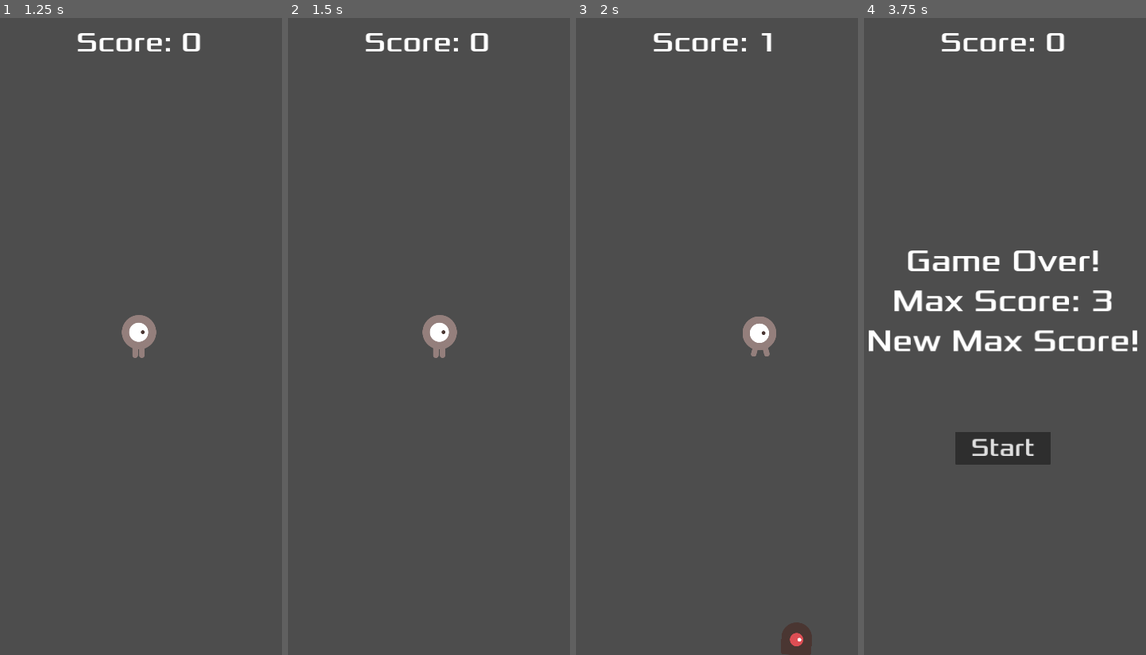
Above: before the commit, frames 1-4 (left to right).
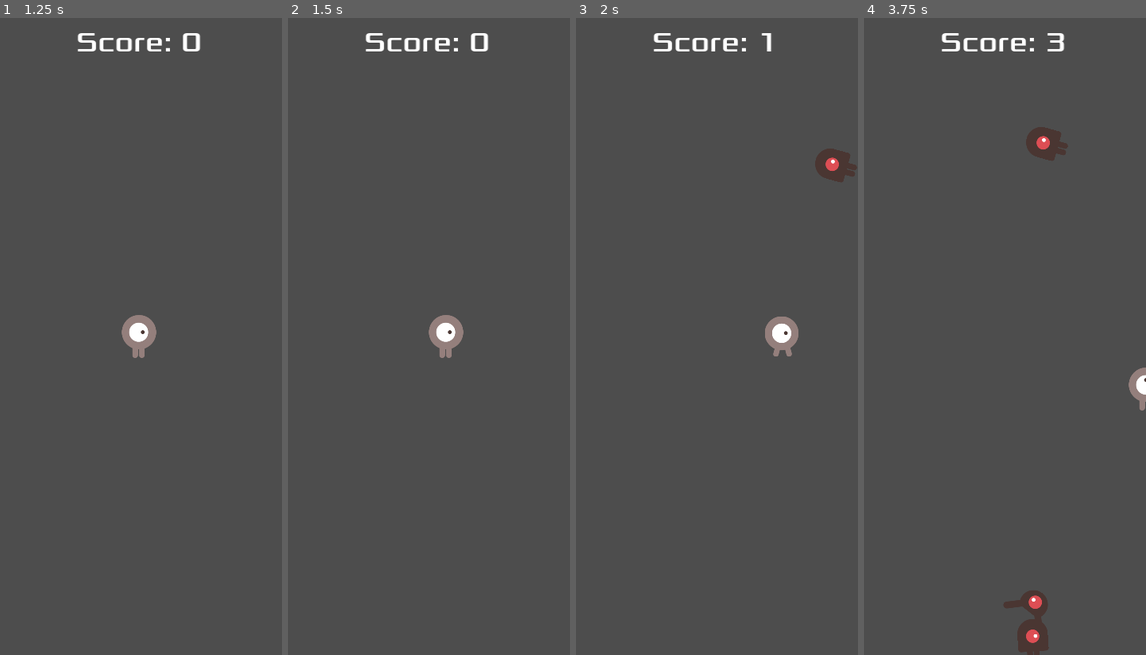
Above: after the commit, the same moments.

Repository: lichen63/godot-games
Game: Godot game, scene res://game/game.tscn
Same seed, same stepped clock (60 frames per second), same inputs: the game is played once before the commit and once after it.
Inputs:
- Up to frame 1 (1.25 s): click "Start" at 0.5 s
- Up to frame 2 (1.5 s): tap Enter at 1.25 s; hold D (player_action_right) from 1.28 s (still down)
- Up to frame 3 (2 s): keep holding D (player_action_right)
- Up to frame 4 (3.75 s): release D (player_action_right) at 2.03 s; hold S (player_action_down) 2.03-2.78 s; hold D (player_action_right) 2.78-3.53 s; hold W (player_action_up) from 3.53 s (still down)

Frame 1 is identical in both runs. In frame 2, 0.5% of the frame differs, in the area x 47-63%, y 46-54%; in frame 3, 1.9%; in frame 4, 6.9%, in the area x 1-100%, y 2-100%.
Error in both runs: Trying to assign value of type 'Nil' to a variable of type 'Dictionary'. (res://global/local_data.gd:8)

Commit message:
refactor enemy node

Diff:
--- a/dodge_the_creeps/enemy/enemy.gd
+++ b/dodge_the_creeps/enemy/enemy.gd
@@ -1,61 +1,12 @@
-extends Node2D
+extends RigidBody2D
 
-enum EdgeDir {
-    TOP,
-    BOTTOM,
-    LEFT,
-    RIGHT
-}
-
-const SPEED: int = 6
 const ANIMATION_PREFIX: String = "action_"
 
-@onready var screen_size_: Vector2 = get_viewport().get_visible_rect().size
-@onready var animated_sprite_: AnimatedSprite2D = $Area2D/AnimatedSprite2D
-@onready var path_: Path2D = $Path2D
-@onready var path_follow_: PathFollow2D = $Path2D/PathFollow2D
-@onready var visible_on_screen_notifier_: VisibleOnScreenNotifier2D = $VisibleOnScreenNotifier2D
+@onready var animated_sprite_: AnimatedSprite2D = $AnimatedSprite2D
 
 func _ready():
-    var start_edge: EdgeDir = EdgeDir.values()[randi() % EdgeDir.size()]
-    var start_pos: Vector2 = get_random_pos_on_edge(start_edge)
-    var end_pos: Vector2 = get_random_pos_on_edge(get_opposite_edge(start_edge))
-    self.position = start_pos
-    var curve_node: Curve2D = path_.curve
-    curve_node.clear_points()
-    curve_node.add_point(Vector2.ZERO)
-    curve_node.add_point(end_pos - start_pos)
     animated_sprite_.animation = ANIMATION_PREFIX + str(randi() % 3 + 1)
     animated_sprite_.play()
-    var direction: Vector2 = (end_pos - start_pos).normalized()
-    animated_sprite_.rotation = direction.angle()
 
-func _physics_process(delta: float) -> void:
-    path_follow_.progress += SPEED * delta
-    self.position = path_follow_.global_position
-    if not visible_on_screen_notifier_.is_on_screen():
-        queue_free()
-
-func get_random_pos_on_edge(edge_dir: EdgeDir) -> Vector2:
-    match edge_dir:
-        EdgeDir.TOP:
-            return Vector2(randf() * screen_size_.x, 0)
-        EdgeDir.BOTTOM:
-            return Vector2(randf() * screen_size_.x, screen_size_.y)
-        EdgeDir.LEFT:
-            return Vector2(0, randf() * screen_size_.y)
-        EdgeDir.RIGHT:
-            return Vector2(screen_size_.x, randf() * screen_size_.y)
-    return Vector2.ZERO
-
-func get_opposite_edge(edge_dir: EdgeDir) -> EdgeDir:
-    match edge_dir:
-        EdgeDir.TOP:
-            return EdgeDir.BOTTOM
-        EdgeDir.BOTTOM:
-            return EdgeDir.TOP
-        EdgeDir.LEFT:
-            return EdgeDir.RIGHT
-        EdgeDir.RIGHT:
-            return EdgeDir.LEFT
-    return edge_dir
+func _on_visible_on_screen_notifier_2d_screen_exited() -> void:
+    queue_free()
--- a/dodge_the_creeps/enemy/enemy.tscn
+++ b/dodge_the_creeps/enemy/enemy.tscn
@@ -48,29 +48,21 @@
 radius = 55.0
 height = 116.0
 
-[sub_resource type="Curve2D" id="Curve2D_htjsx"]
-resource_local_to_scene = true
-
-[node name="Enemy" type="Node2D" groups=["enemies"]]
+[node name="Enemy" type="RigidBody2D" groups=["enemies"]]
+collision_layer = 2
+gravity_scale = 0.0
 script = ExtResource("1_bbb3q")
 
-[node name="Area2D" type="Area2D" parent="."]
-collision_layer = 2
-
-[node name="AnimatedSprite2D" type="AnimatedSprite2D" parent="Area2D"]
+[node name="AnimatedSprite2D" type="AnimatedSprite2D" parent="."]
 sprite_frames = SubResource("SpriteFrames_5oo5i")
 animation = &"action_3"
 
-[node name="CollisionShape2D" type="CollisionShape2D" parent="Area2D"]
+[node name="CollisionShape2D" type="CollisionShape2D" parent="."]
 position = Vector2(0.5, 0)
 shape = SubResource("CapsuleShape2D_6q7wr")
 
-[node name="VisibleOnScreenNotifier2D" type="VisibleOnScreenNotifier2D" parent="."]
+[node name="VisibleOnScreenNotifier2D" type="VisibleOnScreenNotifier2D" parent="." groups=["enemies"]]
 position = Vector2(-2.38419e-07, 0.499998)
 scale = Vector2(7.3, 6.05)
 
-[node name="Path2D" type="Path2D" parent="."]
-curve = SubResource("Curve2D_htjsx")
-
-[node name="PathFollow2D" type="PathFollow2D" parent="Path2D"]
-loop = false
+[connection signal="screen_exited" from="VisibleOnScreenNotifier2D" to="." method="_on_visible_on_screen_notifier_2d_screen_exited"]
--- a/dodge_the_creeps/game/game.gd
+++ b/dodge_the_creeps/game/game.gd
@@ -14,6 +14,7 @@
 @onready var score_timer_: Timer = $ScoreTimer
 @onready var canvas_layer_: CanvasLayer = $CanvasLayer
 @onready var audio_stream_player_: AudioStreamPlayer2D = $AudioStreamPlayer2D
+@onready var enemy_spawn_location_: PathFollow2D = $EnemyPath/EnemySpawnLocation
 
 func _ready():
     player_.connect("player_died", Callable(self, "_on_player_died"))
@@ -23,7 +24,20 @@
     max_score_ = max_score_from_local_data if max_score_from_local_data != null else 0
 
 func _on_spawn_enemy_timer_timeout() -> void:
-    add_child(ENEMY_SCENE.instantiate())
+    var enemy_node: RigidBody2D = ENEMY_SCENE.instantiate()
+    # Choose a random location on Path2D.
+    enemy_spawn_location_.progress_ratio = randf()
+    # Set the direction perpendicular to the path direction.
+    var enemy_direction = enemy_spawn_location_.rotation + PI / 2
+    # Set the position to a random location.
+    enemy_node.position = enemy_spawn_location_.position
+    # Add some randomness to the direction.
+    enemy_direction += randf_range(-PI / 4, PI / 4)
+    enemy_node.rotation = enemy_direction
+    # Choose the velocity for the enemy.
+    var velocity = Vector2(randf_range(150.0, 250.0), 0.0)
+    enemy_node.linear_velocity = velocity.rotated(enemy_direction)
+    add_child(enemy_node)
 
 func _on_score_timer_timeout() -> void:
     score_ += 1
--- a/dodge_the_creeps/game/game.tscn
+++ b/dodge_the_creeps/game/game.tscn
@@ -1,8 +1,14 @@
-[gd_scene load_steps=4 format=3 uid="uid://ctffeeg6x5pdy"]
+[gd_scene load_steps=5 format=3 uid="uid://ctffeeg6x5pdy"]
 
 [ext_resource type="PackedScene" uid="uid://cu80wsphkugn8" path="res://player/player.tscn" id="1_d4kni"]
 [ext_resource type="Script" path="res://game/game.gd" id="1_xhws6"]
 [ext_resource type="PackedScene" uid="uid://c01xmvgbgrhbw" path="res://ui/canvas_layer.tscn" id="3_gterc"]
+
+[sub_resource type="Curve2D" id="Curve2D_760no"]
+_data = {
+"points": PackedVector2Array(0, 0, 0, 0, 0, 0, 0, 0, 0, 0, 900, 0, 0, 0, 0, 0, 900, 2000, 0, 0, 0, 0, 0, 2000, 0, 0, 0, 0, 0, 0)
+}
+point_count = 5
 
 [node name="Game" type="Node"]
 script = ExtResource("1_xhws6")
@@ -21,5 +27,10 @@
 [node name="AudioStreamPlayer2D" type="AudioStreamPlayer2D" parent="."]
 metadata/_edit_group_ = true
 
+[node name="EnemyPath" type="Path2D" parent="."]
+curve = SubResource("Curve2D_760no")
+
+[node name="EnemySpawnLocation" type="PathFollow2D" parent="EnemyPath"]
+
 [connection signal="timeout" from="SpawnEnemyTimer" to="." method="_on_spawn_enemy_timer_timeout"]
 [connection signal="timeout" from="ScoreTimer" to="." method="_on_score_timer_timeout"]
--- a/dodge_the_creeps/player/player.gd
+++ b/dodge_the_creeps/player/player.gd
@@ -12,7 +12,7 @@
 const PLAYER_INIT_POSITION: Vector2 = Vector2(450, 1000)
 #endregion
 
-const PLAYER_MOVE_SPEED: int = 200
+const PLAYER_MOVE_SPEED: int = 300
 
 @onready var animated_sprite_: AnimatedSprite2D = $Area2D/AnimatedSprite2D
 
@@ -27,8 +27,8 @@
         self.position = clamp_to_screen(new_position)
     update_animation(direction)
 
-func _on_area_2d_area_entered(area: Area2D) -> void:
-    if not area.get_parent().is_in_group("enemies"):
+func _on_area_2d_body_entered(body: Node2D) -> void:
+    if not body.is_in_group("enemies"):
         return
     player_died.emit()
 
--- a/dodge_the_creeps/player/player.tscn
+++ b/dodge_the_creeps/player/player.tscn
@@ -49,4 +49,4 @@
 position = Vector2(-0.5, -1.5)
 shape = SubResource("CapsuleShape2D_u8qwy")
 
-[connection signal="area_entered" from="Area2D" to="." method="_on_area_2d_area_entered"]
+[connection signal="body_entered" from="Area2D" to="." method="_on_area_2d_body_entered"]
Not shown: 1 places in dodge_the_creeps/enemy/enemy.tscn that only renumber resources
